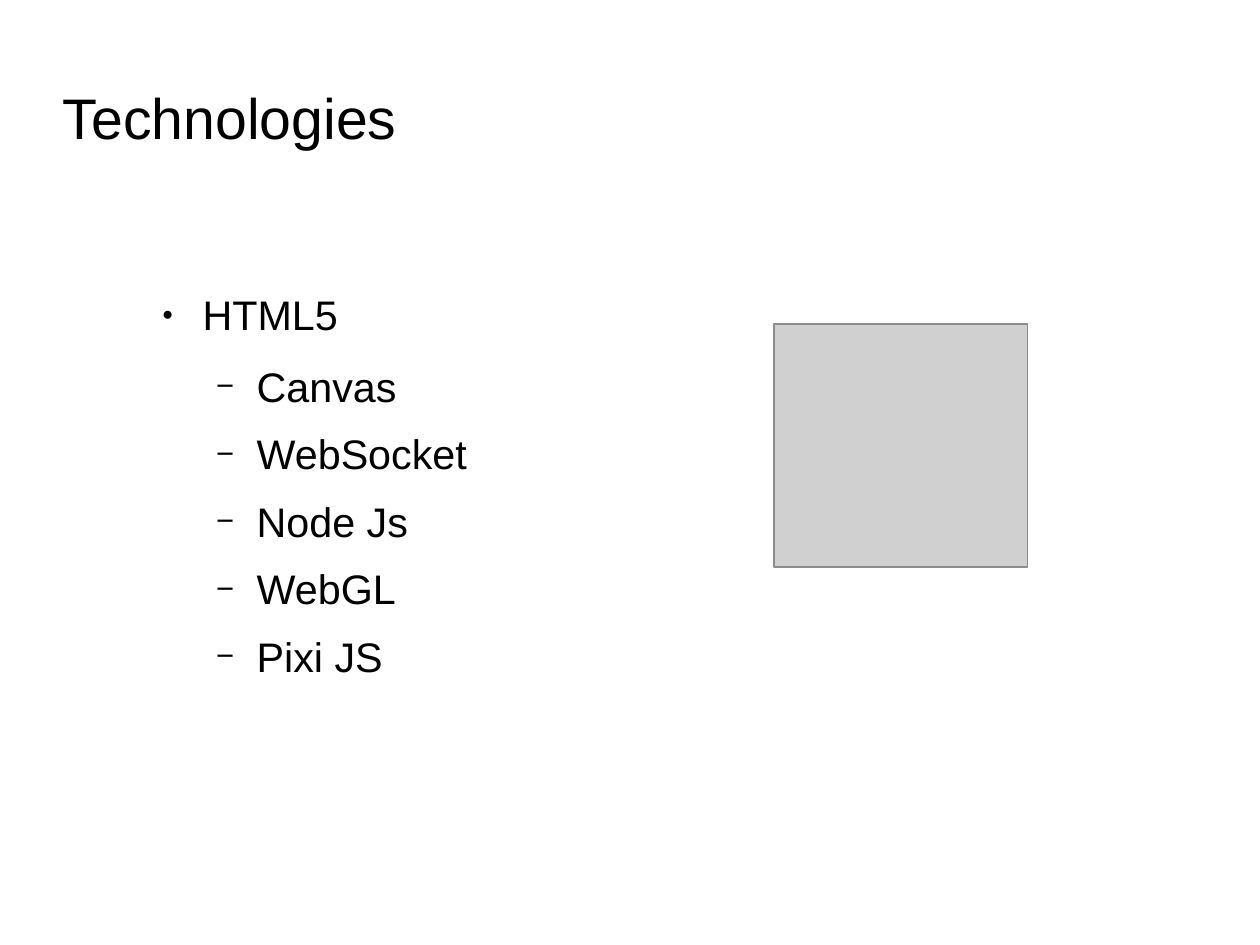
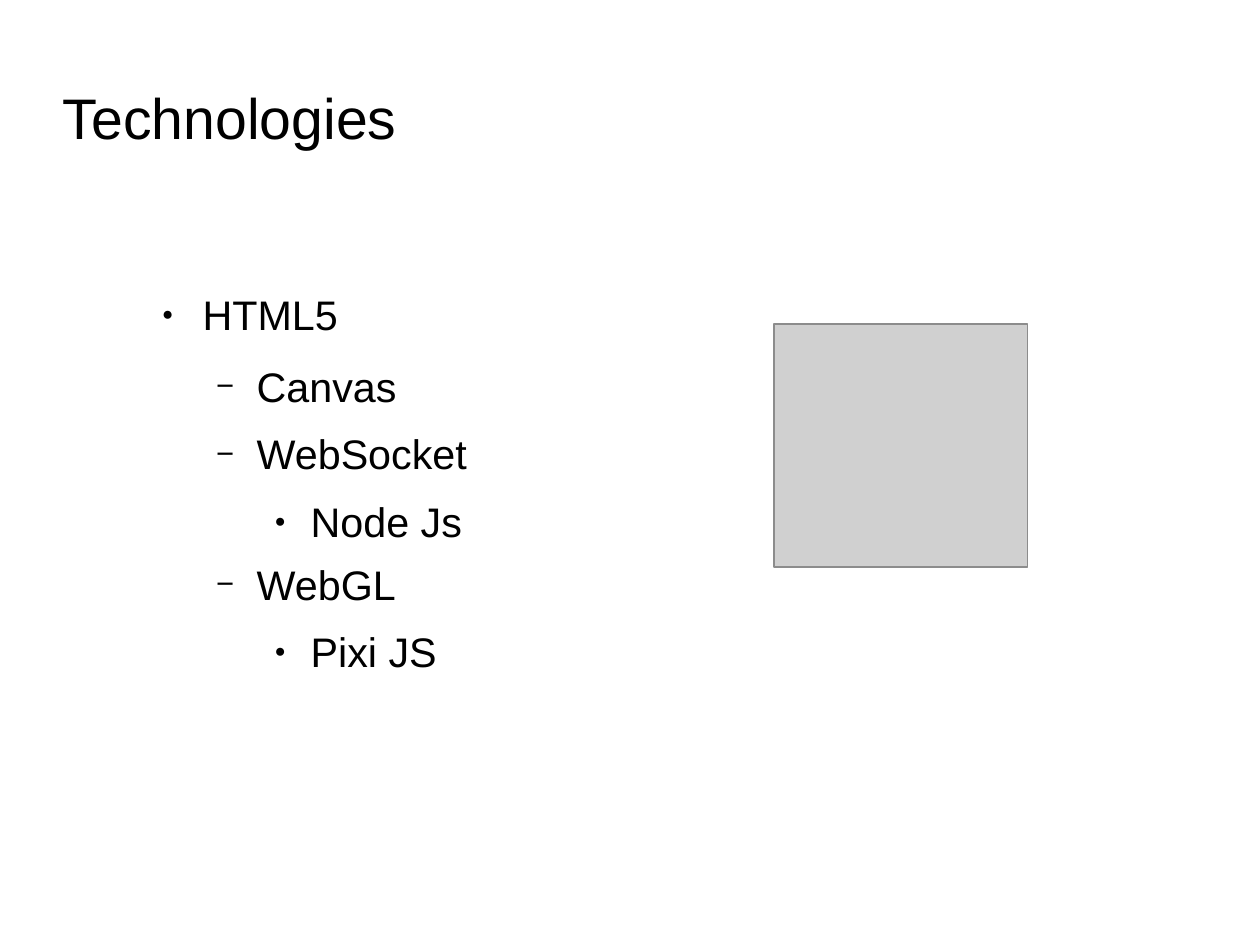
Before and after one commit to Irkam/HowToMultiplayerLulz5, a slide deck: slide 7 of presentation_diapo/presentation-jeu-multijoueur.odp. Drawn at 1260x945 pixels with LibreOffice and Linux fonts; fonts in the diff are those of the drawing; grey boxes stand for pictures; background and template pictures are left out. Boxes give left, top, right and bottom in pixels: in the first picture for what was removed or moved away, otherwise in the second. Text is boxed around its words. In the diff, an @@ line names an element or a change of style, - is before the commit and + after.

```diff
--- a/presentation_diapo/presentation-jeu-multijoueur.odp
+++ b/presentation_diapo/presentation-jeu-multijoueur.odp
@@ text at [311,507,462,668]: bullet − to ●; list level 2 to 3 in "Node Js"; list level 2 to 3 in "Pixi JS" @@
```
Also in this commit, not shown: 3 other slides changed, 1 slide added, 1 slide removed, 1 other file.
